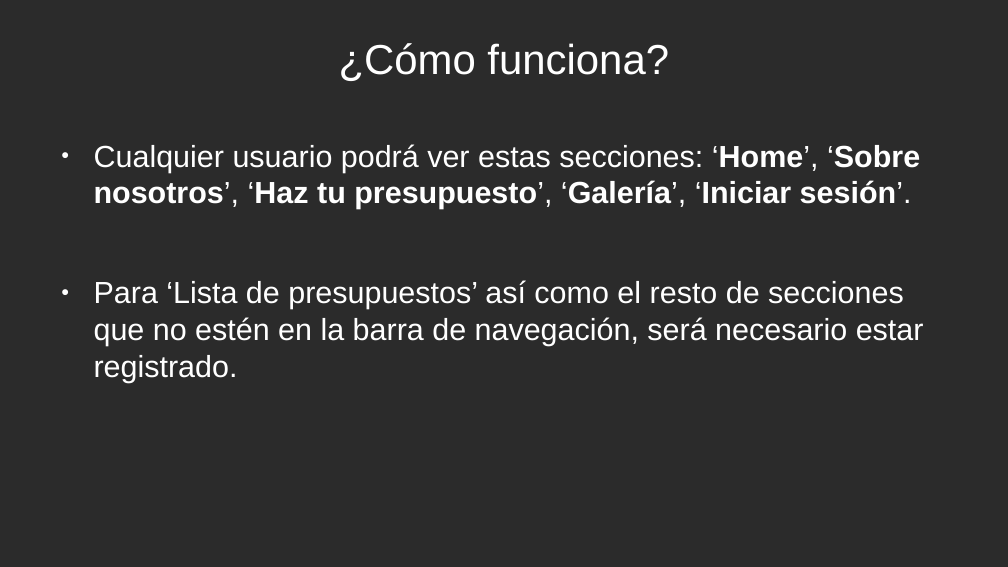
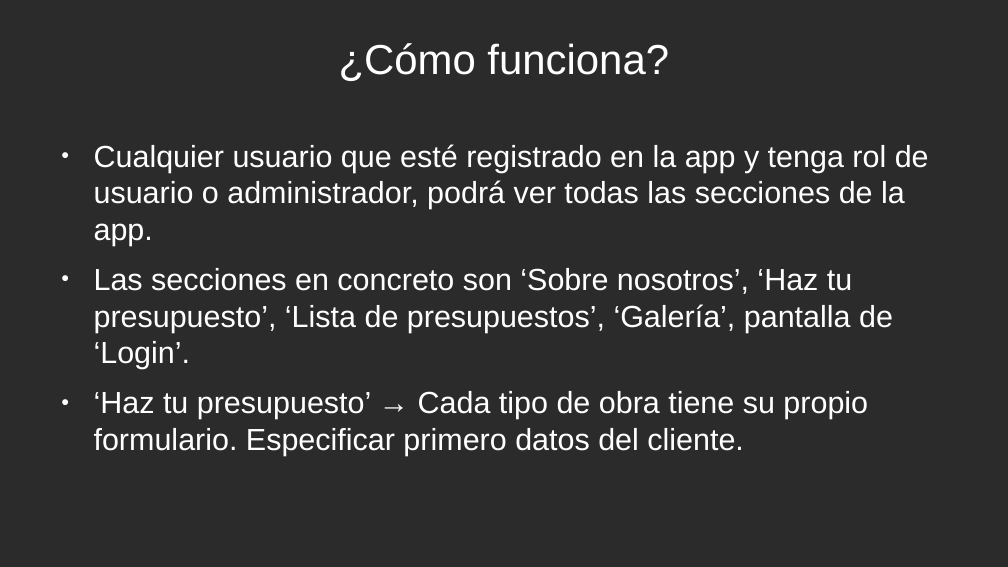
Before and after one commit to millanperez16/proyecto-libre-Grup4, a slide deck: slide 9 of proyecto.odp (slide 8 before the commit). Drawn at 1008x567 pixels with LibreOffice and Linux fonts; fonts in the diff are those of the drawing; background and template pictures are left out; a plain dark background stands for a picture behind light text. Boxes give left, top, right and bottom in pixels: in the first picture for what was removed or moved away, otherwise in the second. Text is boxed around its words. In the diff, an @@ line names an element or a change of style, - is before the commit and + after.

```diff
--- a/proyecto.odp
+++ b/proyecto.odp
@@ text at (94, 144, 929, 456): text changed @@
-● Cualquier usuario podrá ver estas secciones: ‘Home’, ‘Sobre nosotros’, ‘Haz tu presupuesto’, ‘Galería’, ‘Iniciar sesión’.
-● Para ‘Lista de presupuestos’ así como el resto de secciones que no estén en la barra de navegación, será necesario estar registrado.
+● Cualquier usuario que esté registrado en la app y tenga rol de usuario o administrador, podrá ver todas las secciones de la app.
+● Las secciones en concreto son ‘Sobre nosotros’, ‘Haz tu presupuesto’, ‘Lista de presupuestos’, ‘Galería’, pantalla de ‘Login’.
+● ‘Haz tu presupuesto’ → Cada tipo de obra tiene su propio formulario. Especificar primero datos del cliente.
```
Also in this commit, not shown: 1 other slide changed, 1 slide added, 1 slide removed, 4 other files.
